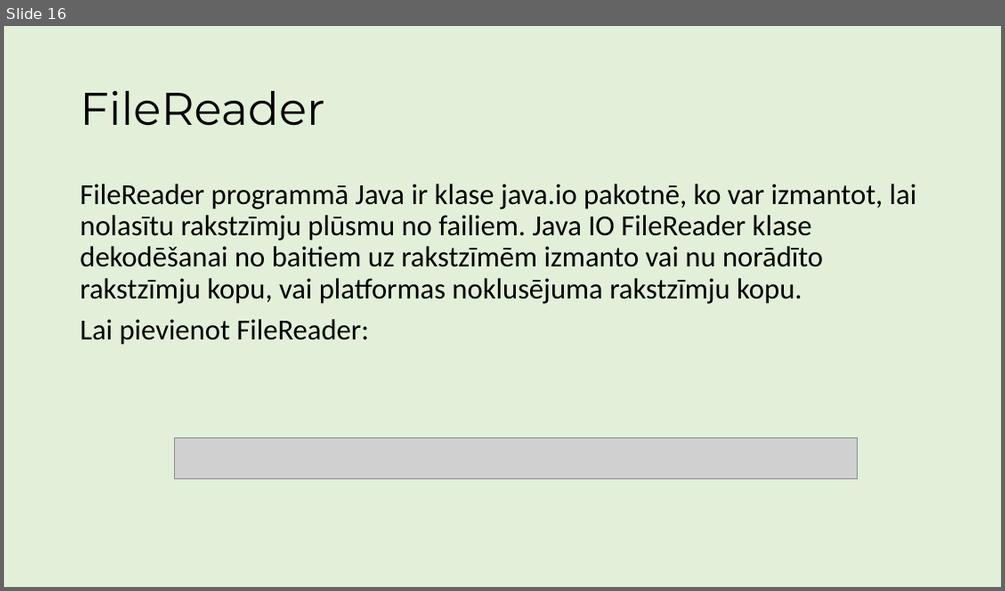
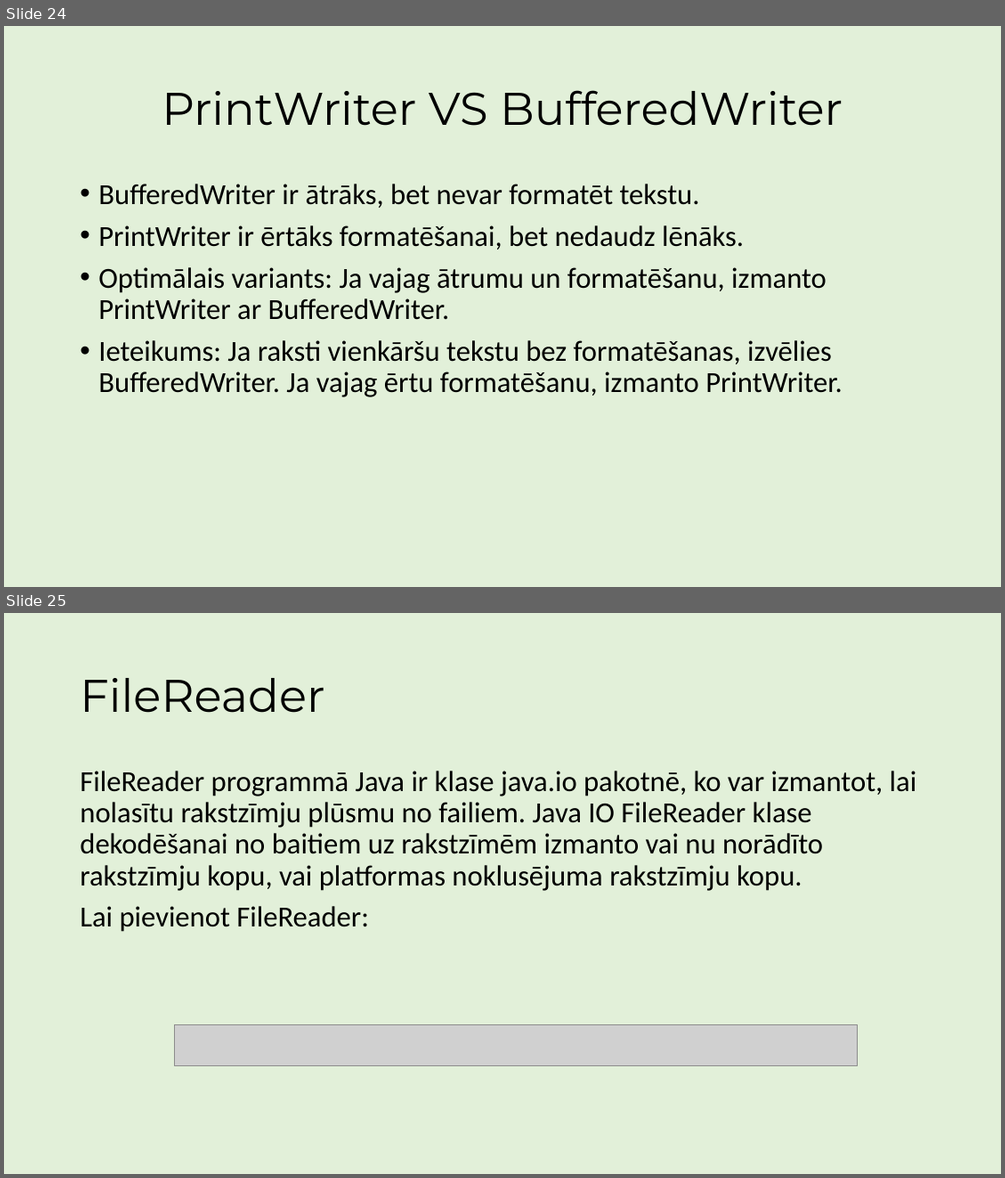
Before and after one commit to ricciss/TekstaDatnes, a slide deck: MacibuMaterials.pptx. Shown one above the other, each under a label of ours: slide 16 before the commit, slides 24 and 25 after it. The pictures are 1005x591 and 1005x1178 pixels, drawn with LibreOffice and Linux fonts; fonts in the diff are those of the drawing; grey boxes stand for pictures. Boxes give left, top, right and bottom in pixels: in the first picture for what was removed or moved away, otherwise in the second. Text is boxed around its words. In the diff, an @@ line names an element or a change of style, - is before the commit and + after.

Commit message:
Pievienota informācija par PrintWriter

```diff
--- a/MacibuMaterials.pptx
+++ b/MacibuMaterials.pptx
@@ slide 24 added at (4,26,1001,587), background #E2F0D9 @@
@@ title added at (162,90,842,126), 44 pt, text #000000 @@
+PrintWriter VS BufferedWriter
@@ text added at (98,184,841,397), 28 pt, text #000000 @@
+• BufferedWriter ir ātrāks, bet nevar formatēt tekstu.
+• PrintWriter ir ērtāks formatēšanai, bet nedaudz lēnāks.
+• Optimālais variants: Ja vajag ātrumu un formatēšanu, izmanto PrintWriter ar BufferedWriter.
+• Ieteikums: Ja raksti vienkāršu tekstu bez formatēšanas, izvēlies BufferedWriter. Ja vajag ērtu formatēšanu, izmanto PrintWriter.
@@ what was slide 16 is now slide 25 @@
```
Also in this commit, not shown: 3 slides changed, 8 other slides added, 1 other file.
